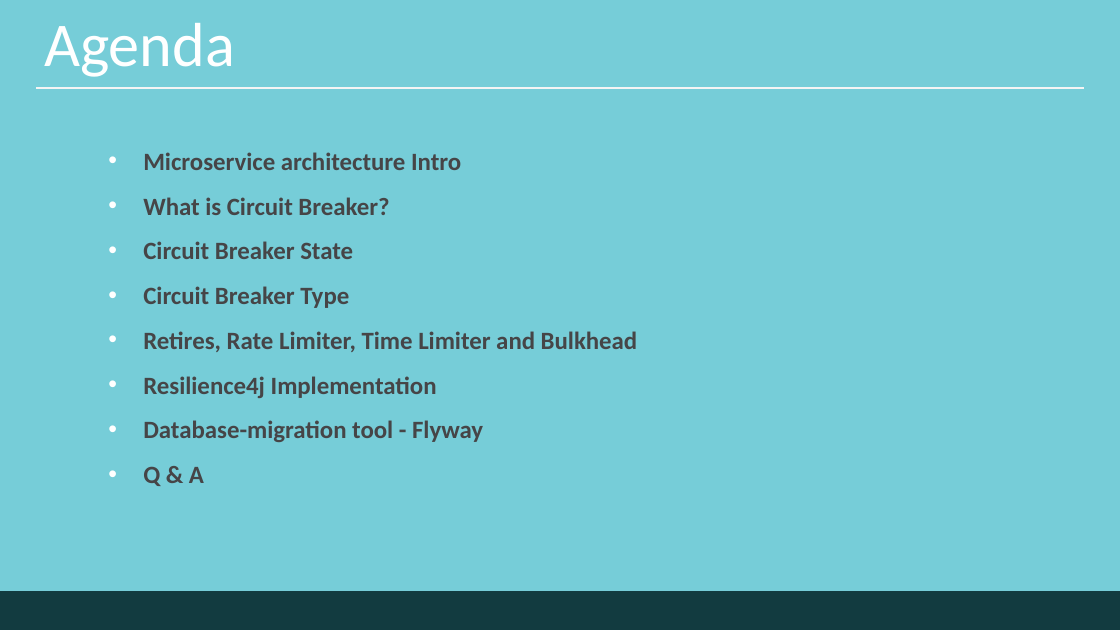
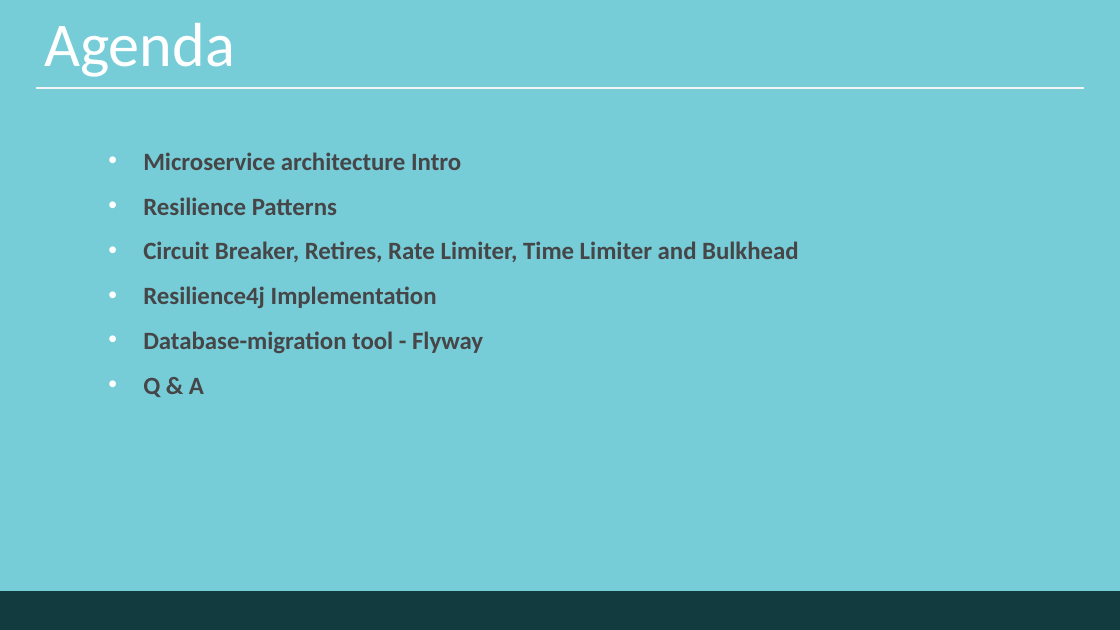
Before and after one commit to rupeshpatil761/jpop-ecommerce-system, a slide deck: slide 2 of PPT/JPOPBatch10--Circuit Breaker & Flyway Patterns.pptx. Drawn at 1120x630 pixels with LibreOffice and Linux fonts; fonts in the diff are those of the drawing; background and template pictures are left out. Boxes give left, top, right and bottom in pixels: in the first picture for what was removed or moved away, otherwise in the second. Text is boxed around its words. In the diff, an @@ line names an element or a change of style, - is before the commit and + after.

```diff
--- a/PPT/JPOPBatch10--Circuit Breaker & Flyway Patterns.pptx
+++ b/PPT/JPOPBatch10--Circuit Breaker & Flyway Patterns.pptx
@@ text at <box>143,197,799,262</box>: text changed @@
-  • What is Circuit Breaker?
-  • Circuit Breaker State
-  • Circuit Breaker Type
-  • Retires, Rate Limiter, Time Limiter and Bulkhead
+  • Resilience Patterns
+  • Circuit Breaker, Retires, Rate Limiter, Time Limiter and Bulkhead
```
Also in this commit, not shown: 5 other slides changed, 1 slide added, 7 other files.
